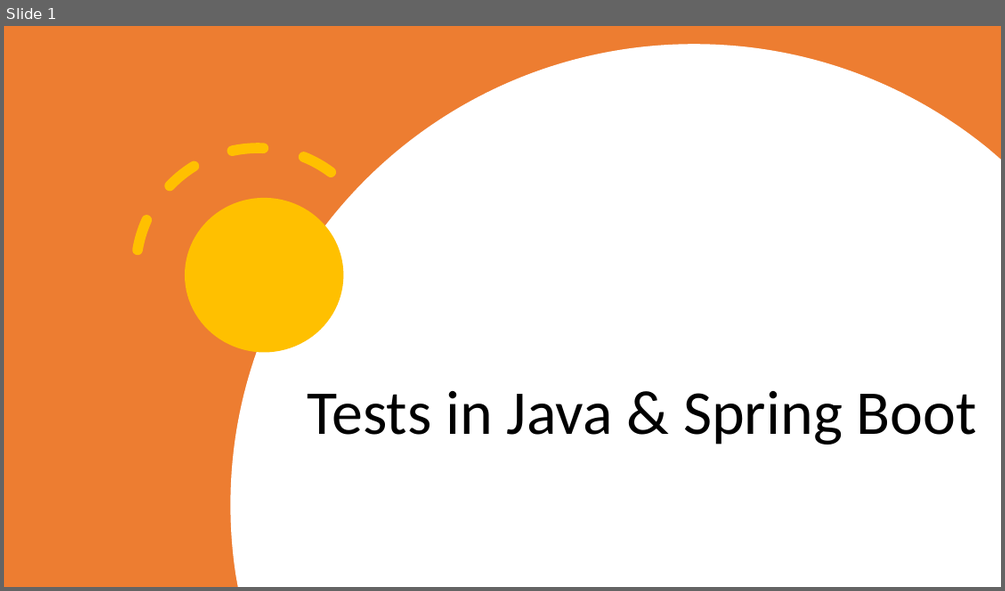
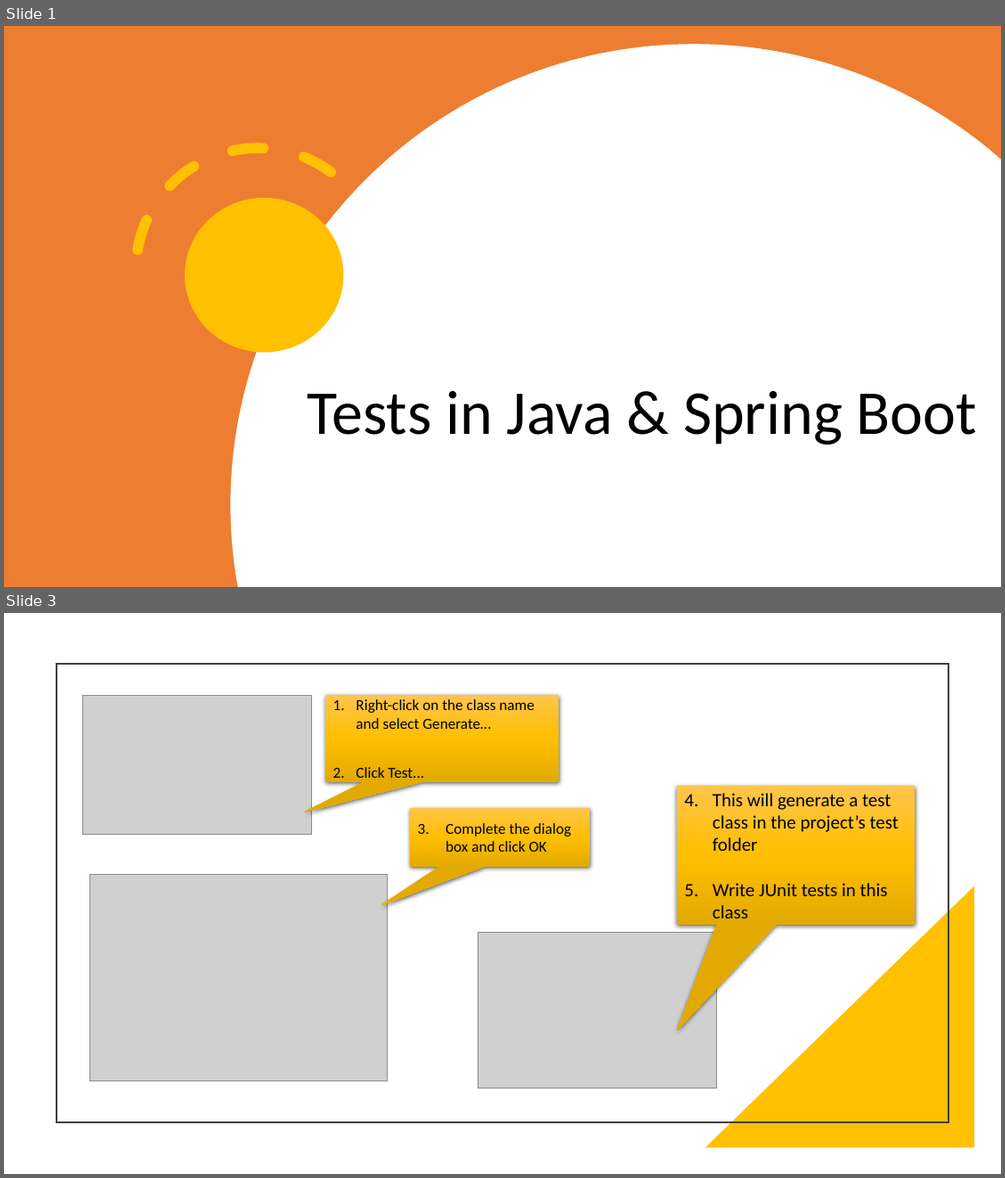
Before and after one commit to SergiuBabin/Personal_Workshops, a slide deck: Testing in Java (Spring Boot + Junit5 + Mockito)/HTTP & HTTPS.pptx. Shown one above the other, each under a label of ours: slide 1 before the commit, slides 1 and 3 after it; the slides between them are not shown. The pictures are 1005x591 and 1005x1178 pixels, drawn with LibreOffice and Linux fonts; fonts in the diff are those of the drawing; grey boxes stand for pictures. Boxes give left, top, right and bottom in pixels: in the first picture for what was removed or moved away, otherwise in the second. Text is boxed around its words. In the diff, an @@ line names an element or a change of style, - is before the commit and + after.

```diff
--- a/Testing in Java (Spring Boot + Junit5 + Mockito)/HTTP & HTTPS.pptx
+++ b/Testing in Java (Spring Boot + Junit5 + Mockito)/HTTP & HTTPS.pptx
@@ slide 3 added at [4, 613, 1001, 1174], background #FFFFFF @@
@@ rectangle added at [57, 664, 948, 1122], outline #404040 1.5 pt @@
@@ picture added at [82, 695, 311, 835] @@
@@ speech box added at [325, 695, 558, 782], fill gradient #FFC64B to #FFC000 to #E3AB00, 14.8 pt, text #000000 @@
+1. Right-click on the class name and select Generate…
+2. Click Test...
@@ speech box added at [677, 786, 914, 925], fill gradient #FFC64B to #FFC000 to #E3AB00, 18 pt, text #000000 @@
+4. This will generate a test class in the project’s test folder
+5. Write JUnit tests in this class
@@ speech box added at [410, 808, 590, 867], fill gradient #FFC64B to #FFC000 to #E3AB00, 14.8 pt, text #000000 @@
+3. Complete the dialog box and click OK
@@ picture added at [90, 874, 388, 1081] @@
@@ right triangle added at [705, 886, 975, 1148], fill #FFC000 @@
@@ picture added at [478, 932, 716, 1088] @@
```
Also in this commit, not shown: 1 slide changed, 6 other slides added, 10 slides removed, 3 other files.
